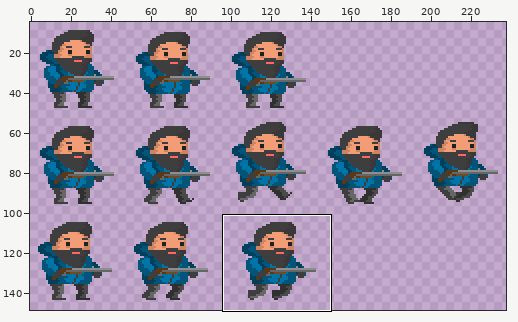
Sprite sheet -- Assets/Lesson3/Sprites/pixel_person.png. The picture above shows the old version from afar; the outline marks the close-up.
Close-up. Before:
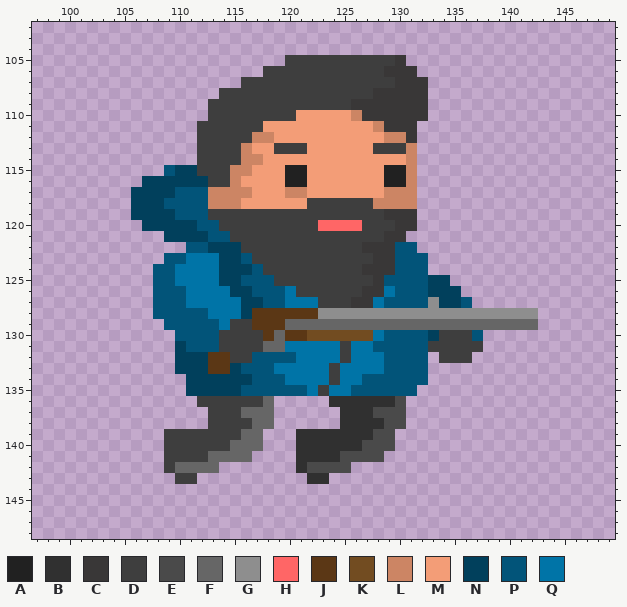
The file is 240x240 pixels. Colours within 5 levels of each other are drawn and written as one. Shown: x 97..149, y 102..148. The wide view leaves out empty margins.
Palette (. is transparent): A #212121  B #303030  C #393737  D #3e3e3e  E #4a4a4a  F #666666  G #8e8e8e  H #ff6666  J #5b3715  K #724c21  L #cc8564  M #f39d77  N #01405c  P #025479  Q #0074a7
Pixels before (only the part around the change), first column x 97:
102 ..................................................
103 ..................................................
104 ..................................................
105 .......................DDDDDDDDDDC................
106 .....................DDDDDDDDDDDCCC...............
107 ...................DDDDDDDDDDDDDDCCC..............
108 .................DDDDDDDDDDDDDDCCCCC..............
109 ................DDDDDDDDDDDDDCCCCCCC..............
110 ................DDDDDDDDMMMMMLCCCCCC..............
111 ...............DDDDDDMMMMMMMMMMLCCC...............
112 ...............DDDDDLLMMMMMMMMMMLLC...............
113 ...............DDDDLMMDDDMMMMMMDDDL...............
114 ...............DDDDLLMMMMMMMMMMMMML...............
115 ............PNNDDDLLMMMAAMMMMMMMAAL...............
116 ..........NNNNNNDDLMMMMAAMMMMMMMAAL...............
117 .........NNNNPPPLLLLMMMLLMMMMMMMLLL...............
118 .........NNNPPPPLLLMMMMMMDDDDDDLLLL...............
119 .........NNNNPPPDDDDDDDDDDDDDDDDCCC...............
120 ..........NNNNNPPDDDDDDDDDHHHHDDDCC...............
121 ............NNNNPPDDDDDDDDDDDDDDCC................
122 ..............PPNNNDDDDDDDDDDDCCCPP...............
123 ............PPQQQNNPDDDDDDDDDDDCCPPP..............
124 ...........PPQQQQNNNPDDDDDDDDDCCCPPP..............
125 ...........PPQQQQNNPPPDDDDDDDDDCPPPPNN............
126 ...........PPPQQQQNNPPPQDDDDDDCCQPPPNNN...........
127 ...........PPPQQQQQNNPPQQQDDDCCQPPPPGNNP..........
128 ...........PPPPPQQQNJJJJJJGGGGGGGGGGGGGGGGGGGG....
129 ............PPPPPQDDJJJFFFFFFFFFFFFFFFFFFFFFFF....
130 .............PPPPDDDDJFJJKKKKKKQPPPPNDDDP.........
131 .............NPPPDDDDFFQQQQQDQQPPPPPDDDDD.........
132 .............NNNJJDDPPPPQQQQDQQQPPPP.DDD..........
133 .............NNNJJNPPPQQQQQDQQQQPPPP..............
134 ..............NNNNNNPPPQQQQDQQPPPPPP..............
135 ..............NNNNNPPPPPPQDQQPPPPPP...............
136 ...............DDDDDDF.....BBBBBBE................
137 ................DDDFFF......BBBEEE................
138 ................DDDDFF......BBBBEE................
139 ............DDDDDDDFF...BBBBBBBEE.................
140 ............DDDDDDFFF...BBBBBBEEE.................
141 ............DDDDFFFF....BBBBEEEE..................
142 ............DFFFF.......BEEEE.....................
143 .............DD..........BB.......................
144 ..................................................
145 ..................................................
146 ..................................................
147 ..................................................
The same view after the edit:
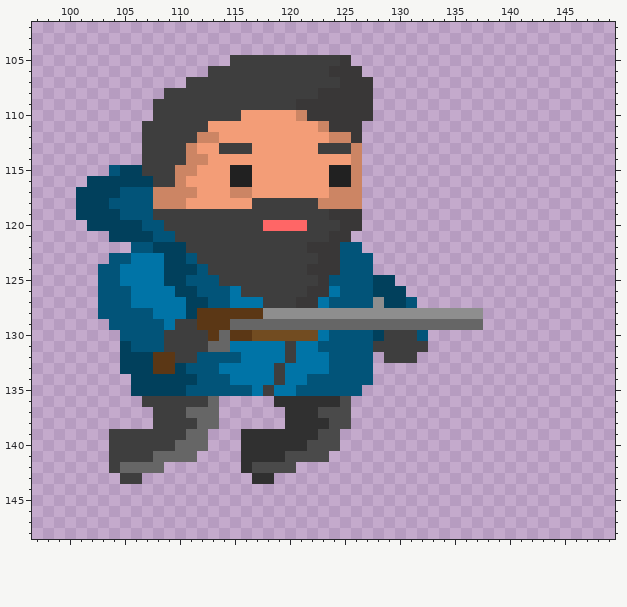
Change:
Changed rows in their new state; - is an unchanged pixel.
first column x 101:
105 --------------DDDDD-----C.....------------
106 ------------DDDDD------CCC.....-----------
107 ----------DDDDD---------CCC.....----------
108 --------DDDDD---------CCCCC.....----------
109 -------DDDDD--------CCCCC--.....----------
110 -------DDDDD---MMMMMLCCCCC-.....----------
111 ------DDDDD-MMMMM-----LCCC.....-----------
112 ------DDDDDLLMMMMM-----LLC.....-----------
113 ------DDDDLMM--D--MMM-DDDL.....-----------
114 ------DDDDLLMMMMM--------L.....-----------
115 ---PNNDDDLLMMMAA---MM--AAL.....-----------
116 -NNNNN-DDLMMMMAA---MM--AAL.....-----------
117 NNNNPPPLLLLMMM-----MM--LLL.....-----------
118 NNNPPPPLLLMMMMM-DDDDD-LLLL.....-----------
119 NNNNPPPDDDDD-----------CCC.....-----------
120 -NNNNNPPDDDDD----HHHH-DDCC.....-----------
121 ---NNNNPPDDDDD---------CC.....------------
122 -----PPNNNDDDDD------CCCPP.....-----------
123 ---PPQQQNNPDDDDD------CCPPP.....----------
124 --PPQQQQNNNPDDDDD----CCCPPP.....----------
125 --PPQQQQNNPPPDDDDD----CPPPPNN.....--------
126 --PPPQQQQNNPPPQDDDDD-CCQPPPNNN.....-------
127 --PPPQQQQQNNPP-QQDDDCCQPPPPGNN-.....------
128 --PPPPPQQQNJJJJJ-GGGGG---------------.....
129 ---PPPPPQDDJJJFFFFF------------------.....
130 ----PPPPDDDDJFJJKKKKK-QPPPPNDDD-.....-----
131 ----NPPPDDDDFFQQQQQD--PPPPPDDDDD.....-----
132 ----NNNJJDDPPPPQQQQD---PPPP.DDD.-...------
133 ----NNNJJ-PPPQQQQQD----PPPP.....----------
134 -----NNNNN-PPPQQQQD--PPPPP-.....----------
135 -----NNNNNPPPPP-QDQQ-PPPP-.....-----------
136 ------DDDDD-F.....BBBBB-E.....------------
137 -------DDDFFF.....-BBBEEE.....------------
138 -------DDDDFF.....-BBBBEE.....------------
139 ---DDDDD--FF...BBBBB--EE.....-------------
140 ---DDDDD-FFF...BBBBB-EEE.....-------------
141 ---DDDDFFFF....BBBBEEEE.....--------------
142 ---DFFFF.....--BEEEE.....-----------------
143 ----DD---..-----BB---..-------------------
Pixel boxes of the changes (left, top, right, bottom) in both close-ups:
changed: (76, 55, 538, 484)
